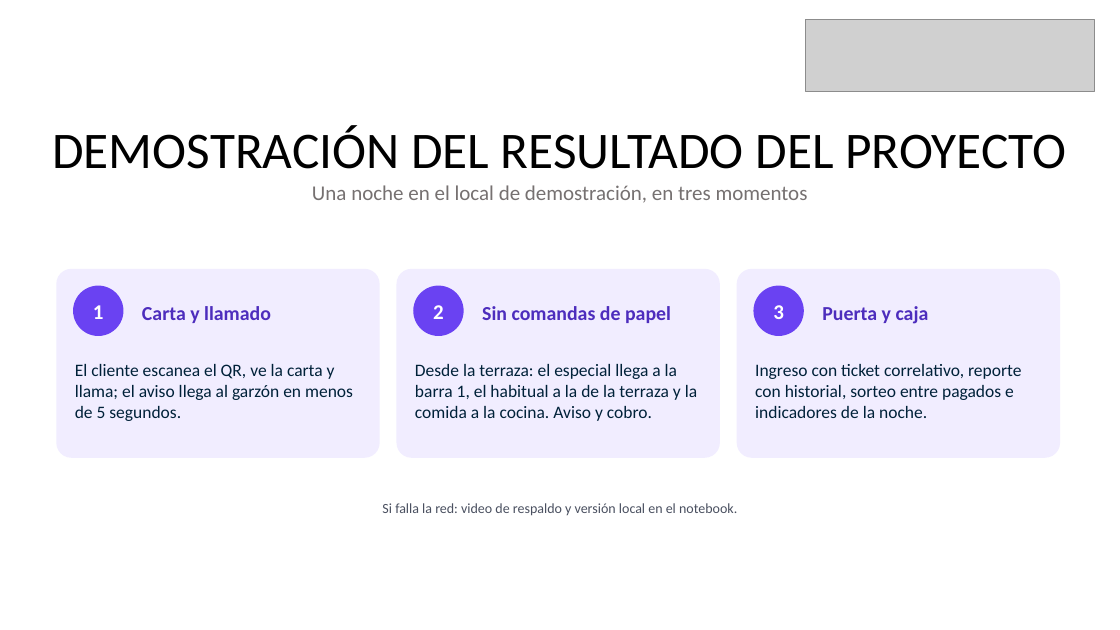
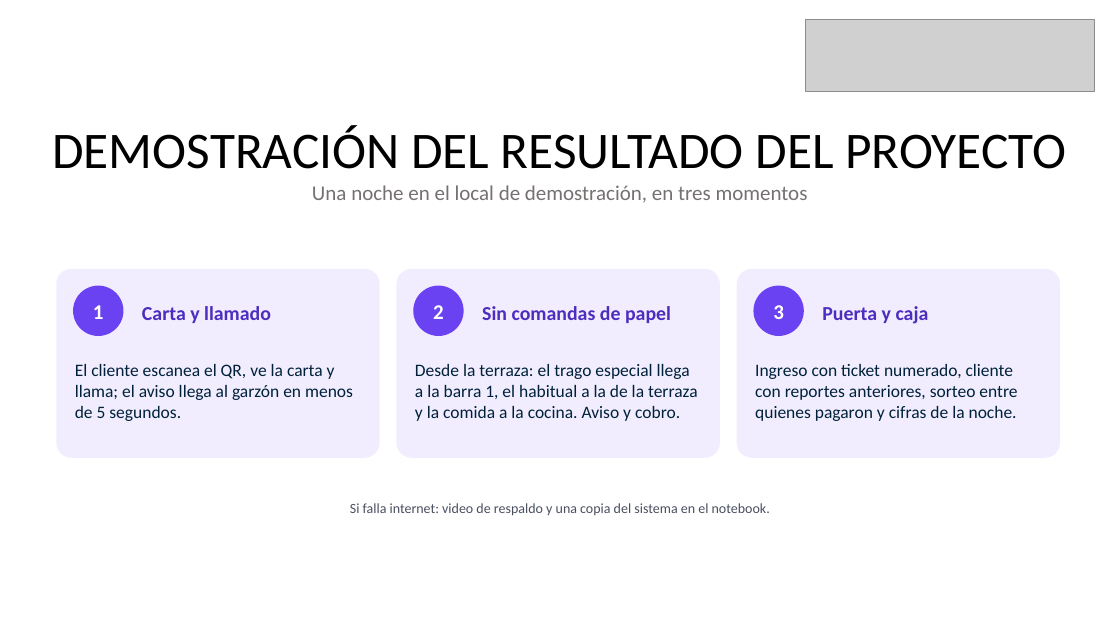
Before and after one commit to MiguelGaticaBestNick123/gesnoc, a slide deck: slide 15 of Fase 2/Evidencias proyecto/Presentación Proyecto.pptx. Drawn at 1120x630 pixels with LibreOffice and Linux fonts; fonts in the diff are those of the drawing; grey boxes stand for pictures. Boxes give left, top, right and bottom in pixels: in the first picture for what was removed or moved away, otherwise in the second. Text is boxed around its words. In the diff, an @@ line names an element or a change of style, - is before the commit and + after.

```diff
--- a/Fase 2/Evidencias proyecto/Presentación Proyecto.pptx
+++ b/Fase 2/Evidencias proyecto/Presentación Proyecto.pptx
@@ text at (x1=415, y1=364, x2=698, y2=421): text changed @@
-Desde la terraza: el especial llega a la barra 1, el habitual a la de la terraza y la comida a la cocina. Aviso y cobro.
+Desde la terraza: el trago especial llega a la barra 1, el habitual a la de la terraza y la comida a la cocina. Aviso y cobro.
@@ text at (x1=755, y1=364, x2=1017, y2=421): text changed @@
-Ingreso con ticket correlativo, reporte con historial, sorteo entre pagados e indicadores de la noche.
+Ingreso con ticket numerado, cliente con reportes anteriores, sorteo entre quienes pagaron y cifras de la noche.
@@ text at (x1=350, y1=503, x2=770, y2=516): text changed @@
-Si falla la red: video de respaldo y versión local en el notebook.
+Si falla internet: video de respaldo y una copia del sistema en el notebook.
```
Also in this commit, not shown: 13 other slides changed.
